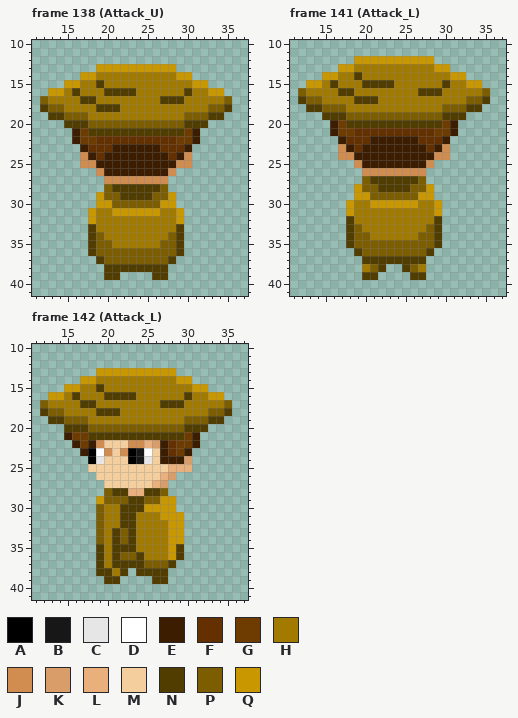
One commit to this pixel-art file: Skins/Skerts.aseprite. The picture above was drawn from the file before the commit.
48x48 pixels, 176 frames. Shown: frame 138 (Attack_U): x 11..37, y 10..41; frame 141 (Attack_L): x 11..37, y 10..41; frame 142 (Attack_L): x 11..37, y 10..41. The commit also changed other frames, which this record leaves out.
Visible layers, top first: "Head_1", "Torso_1", "Legs_1", "Head", "Torso", "Leg".
Palette (. is transparent): A #000000  B #171717  C #e6e6e6  D #ffffff  E #3c1d00  F #643000  G #6e3c00  H #a37a00  J #d18c4f  K #d89d68  L #e9b07b  M #f4ce9c  N #513d00  P #7c5d00  Q #c99700
Pixels before, frame 138 (Attack_U), first column x 12:
13 .......QQQQQQQQQQ.......
14 .....QQHHHHHHHHHHQQ.....
15 ...QQHHNHHHHHHHHHHHQQ...
16 .QQHNHHHNNNNHHHHHHNHHQQ.
17 PHHHHNNHHHHHHHHNNNHHHHHP
18 NPPHHHHNNNHHHHHHHHHHHPPN
19 .NNPPPHHHHHHHHHHHHPPPNN.
20 ...NNNPPPPPPPPPPPPNNN...
21 ....EGNNNNNNNNNNNNGE....
22 ....EGGFFFFFFFFFFGGE....
23 .....EFFFEEEEEEFFFE.....
24 .....JEFEEEEEEEEFEJ.....
25 .....JJEEEEEEEEEEJJ.....
26 .......JEEEEEEEEJ.......
27 ........JJJJJJJJ........
28 ........PNNNNNNP........
29 .......QPPNNNNPPQ.......
30 .......QQPPPPPPQQ.......
31 ......QHHQQQQQQHHQ......
32 ......QHHHHHHHHHHQ......
33 ......NHHHHHHHHHHN......
34 ......NPHHHHHHHHPN......
35 ......NPPHHHHHHPPN......
36 ......NPPPPPPPPPPN......
37 .......NPPPPPPPPN.......
38 ........NNNNNNNN........
39 ........NN....NN........
Pixels before, frame 141 (Attack_L), first column x 12:
12 .......QQQQQQQQQQ.......
13 .....QQHHHHHHHHHHQQ.....
14 ...QQHHNHHHHHHHHHHHQQ...
15 .QQHNHHHNNNNHHHHHHNHHQQ.
16 PHHHHNNHHHHHHHHNNNHHHHHP
17 NPPHHHHNNNHHHHHHHHHHHPPN
18 .NNPPPHHHHHHHHHHHHPPPNN.
19 ...NNNPPPPPPPPPPPPNNN...
20 ....EGNNNNNNNNNNNNGE....
21 ....EGGFFFFFFFFFFGGE....
22 .....EFFFEEEEEEFFFE.....
23 .....JEFEEEEEEEEFEJ.....
24 .....JJEEEEEEEEEEJJ.....
25 .......JEEEEEEEEJ.......
26 ........JJJJJJJJ........
27 ........PNNNNNNP........
28 .......QPPNNNNPPQ.......
29 .......QQPPPPPPQQ.......
30 ......QHHQQQQQQHHQ......
31 ......QHHHHHHHHHHQ......
32 ......NHHHHHHHHHHN......
33 ......NPHHHHHHHHPN......
34 ......NPPHHHHHHPPN......
35 ......NPPPPPPPPPPN......
36 .......NPPPPPPPPN.......
37 ........NNNNNNNN........
38 ........HPN..NPH........
39 ........NN....NN........
Pixels before, frame 142 (Attack_L), first column x 12:
13 .......QQQQQQQQQQ.......
14 .....QQHHHHHHHHHHQQ.....
15 ...QQHHNHHHHHHHHHHHQQ...
16 .QQHNHHHNNNNHHHHHHNHHQQ.
17 PHHHHNNHHHHHHHHNNNHHHHHP
18 NPPHHHHNNNHHHHHHHHHHHPPN
19 .NNPPPHHHHHHHHHHHHPPPNN.
20 ...NNNPPPPPPPPPPPPNNN...
21 ...EGGNNNNNNNNNNNNGE....
22 ....EGEJMMMJJLKEFGGE....
23 .....EADJMJABDMEFGE.....
24 ......ACMMMABCMEEEK.....
25 ......MMMMMMMMMMLLL.....
26 .......MMMMMMMMLK.......
27 ........MMMMMMLK........
28 ........PNNLLNNP........
29 .......QPPPNNPPQQ.......
30 .......PHHNNNQQQQ.......
31 .......PHHNNHHHQQQ......
32 .......PHHNNHHHHQQ......
33 .......PHNPNHHHHQQ......
34 .......PHNPNHHHHQQ......
35 .......NHNNNHHHHQN......
36 .......NHNPPNHHHQN......
37 .......NHNNNNPPPN.......
38 .......NNHN.NNNN........
39 ........NN....NN........
New version:
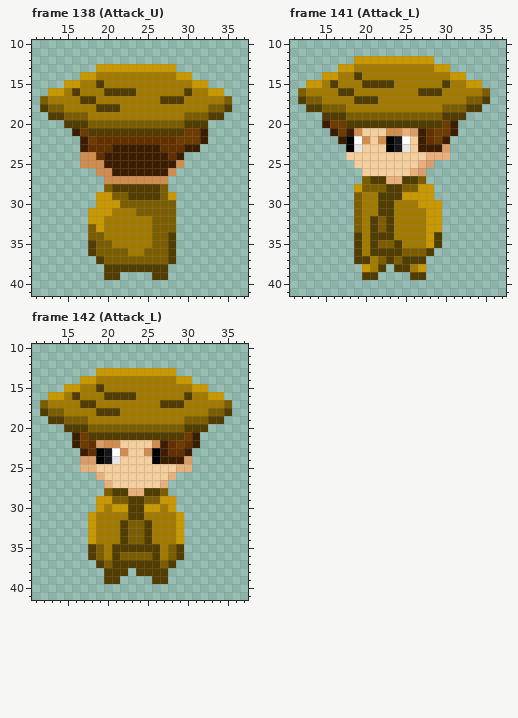
Changes in this commit:
Frame 138 (Attack_U), layers "Torso_1", "Head":
y 21: x 31..32 E. -> GE
y 22: x 16..17 EG -> .E; x 31..32 E. -> GE
y 23: x 31 . -> E
y 24: x 18 E -> J; x 30 J -> .
y 25: x 19 E -> J; x 30 J -> .
y 26: x 20 E -> J
y 29: x 20 P -> Q; x 22 N -> P; x 26 P -> N
y 30: x 21 P -> Q; x 27..28 QQ -> PP
y 31: x 19..29 HHQQQQQQHHQ -> QQHHHPPPPP.
y 32: x 19 H -> Q; x 26..29 HHHQ -> PPP.
y 33: x 18..19 NH -> PQ; x 26..29 HHHN -> PPP.
y 34: x 18 N -> P; x 26..29 HHPN -> PPN.
y 35: x 26 H -> P; x 28..29 PN -> N.
y 36: x 23..24 PP -> HH; x 28..29 PN -> N.
Frame 141 (Attack_L), layers "Torso_1", "Legs_1", "Head":
y 20: x 15..16 .E -> EG
y 21: x 18..27 GFFFFFFFFF -> EJMMMJJLKE
y 22: x 18..27 FFFEEEEEEF -> ADJMJABDME; x 29 F -> G
y 23: x 17..26 JEFEEEEEEE -> .ACMMMABCM; x 28 F -> E; x 30 J -> K
y 24: x 17..30 JJEEEEEEEEEEJJ -> .MMMMMMMMMMLLL
y 25: x 19..28 JEEEEEEEEJ -> MMMMMMMMLK
y 26: x 20..27 JJJJJJJJ -> MMMMMMLK
y 27: x 23..24 NN -> LL
y 28: x 22 N -> P; x 25 N -> P; x 27 P -> Q
y 29: x 19..26 QQPPPPPP -> PHHNNNQQ
y 30: x 18..19 QH -> .P; x 21..28 QQQQQQHH -> HNNHHHQQ
y 31: x 18..19 QH -> .P; x 22..23 HH -> NN; x 28 H -> Q
y 32: x 18..19 NH -> .P; x 21..23 HHH -> NPN; x 28..29 HN -> QQ
y 33: x 18 N -> .; x 21..23 HHH -> NPN; x 28..29 PN -> QQ
y 34: x 18..23 NPPHHH -> .NHNNN; x 27..28 PP -> HQ
y 35: x 18..21 NPPP -> .NHN; x 24..28 PPPPP -> NHHHQ
y 36: x 20..24 PPPPP -> HNNNN
y 37: x 19 . -> N; x 21..22 NN -> HP; x 24 N -> P
y 38: x 20..21 HP -> QH; x 24 . -> N; x 26..27 PH -> HQ
Frame 142 (Attack_L), layers "Torso_1", "Head":
y 21: x 15..16 EG -> .E
y 22: x 18..21 EJMM -> FKJJ; x 23..26 JJLK -> MMMJ; x 30 G -> F
y 23: x 18..21 ADJM -> FABD; x 23..26 ABDM -> MMJA; x 29 G -> F
y 24: x 17..21 .ACMM -> KKABC; x 23..26 ABCM -> MMMA
y 25: x 17..18 .M -> LL; x 28 L -> M
y 26: x 19 M -> L; x 27..28 LK -> ML
y 27: x 20 M -> L; x 26..27 LK -> ML
y 29: x 20 P -> Q
y 30: x 19 P -> Q; x 21..22 HN -> QQ; x 27 Q -> H
y 31: x 18..19 .P -> QH; x 22 N -> H; x 24 H -> N; x 27..28 QQ -> HH
y 32: x 18..19 .P -> QH; x 23..25 NHH -> PPN; x 28 Q -> H
y 33..34: x 18..19 .P -> QH; x 21..25 NPNHH -> HNPPN; x 28 Q -> H
y 35: x 18..19 .N -> NP; x 24..26 HHH -> NNN; x 28 Q -> P
y 36: x 18..19 .N -> NP; x 24..26 NHH -> PPN; x 28 Q -> P
y 37: x 20 H -> P; x 25..26 PP -> NN
y 38: x 19 N -> .; x 21 H -> N
Where, in picture pixels (left, top, right, bottom), the same in both pictures:
changed: (72, 128, 208, 256)
changed: (322, 120, 450, 272)
changed: (64, 432, 192, 576)
